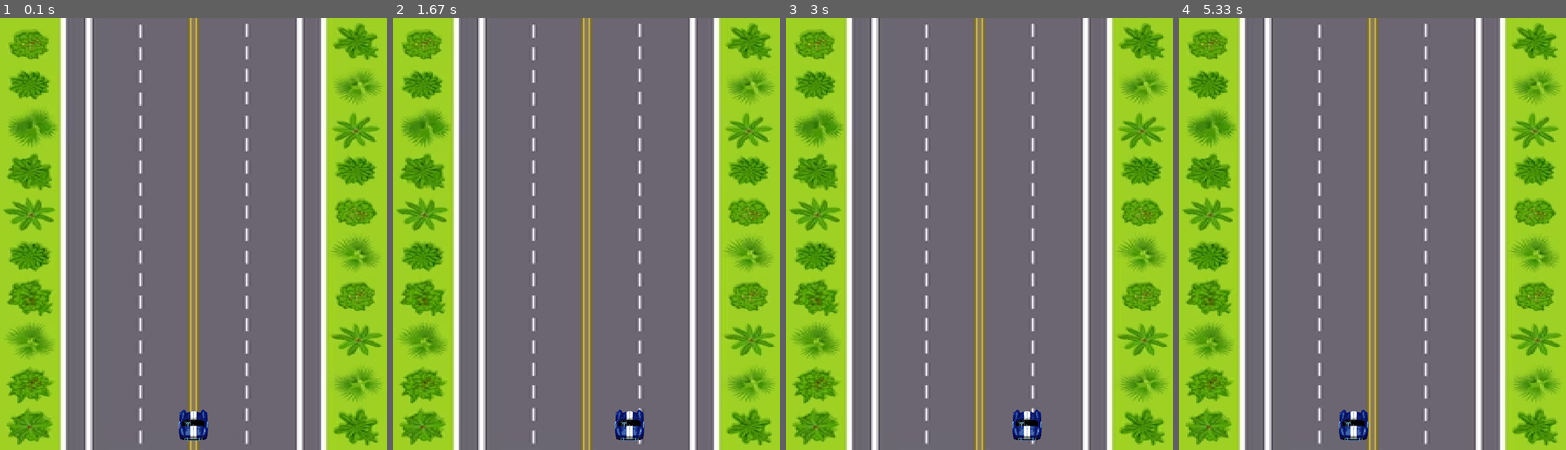
Above: before the commit, frames 1-4 (left to right).
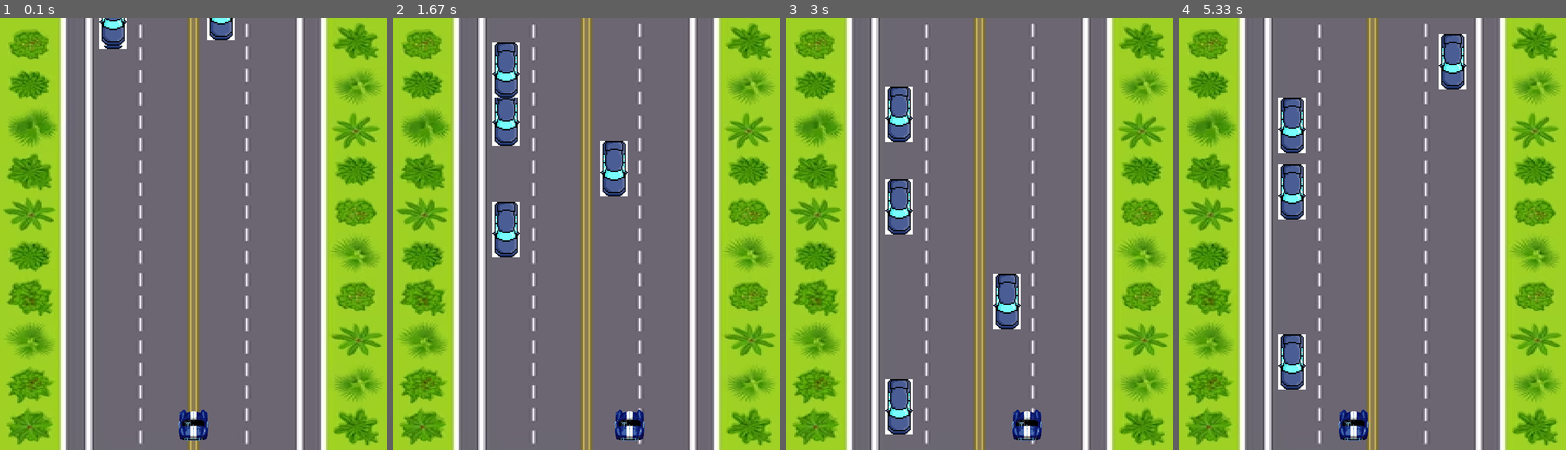
Above: after the commit, the same moments.

Repository: Bruno-Franzo/Pygame.carrinho
Game: pygame game, started from OJOGO.py
Same seed, same stepped clock (60 frames per second), same inputs: the game is played once before the commit and once after it.
Inputs:
- Up to frame 1 (0.1 s): no input
- Up to frame 2 (1.67 s): hold Right 0.33-0.8 s; hold Right 0.83-1.3 s; hold Left from 1.33 s (still down)
- Up to frame 3 (3 s): release Left at 1.87 s; hold Left 1.9-2.3 s; hold Right 2.33-2.97 s
- Up to frame 4 (5.33 s): hold Left 3-3.47 s; hold Right 3.5-3.97 s; hold Right 4-4.47 s; hold Left 4.5-5.03 s; hold Left from 5.07 s (still down)

The runs differ from the first frame. In frame 1, 0.9% of the frame differs, in the area x 25-61%, y 0-8%; in frame 2, 3.5%; in frame 3, 3.7%, in the area x 25-61%, y 15-97%; in frame 4, 3.7%.

Commit message:
inicio da configuracao dos inimigos, mais assets

Diff:
--- a/OJOGO.py
+++ b/OJOGO.py
@@ -15,12 +15,17 @@
 
 #inicia assets
 background= pygame.image.load('assets/img/Rua.png')
-background = pygame.transform.scale(background,(WIDTH,HEIGHT))
+background= pygame.transform.scale(background,(WIDTH,HEIGHT))
 jogador_img= pygame.image.load('assets/img/carro.frente.png')
 jogador_direita_img= pygame.image.load('assets/img/car.Direita.png')
 jogador_esquerda_img= pygame.image.load('assets/img/car.Esquerda.png')
-
-
+pixel_das_vias= [180, 275, 375, 470] #definido atraves de testes
+ini_azul= pygame.image.load('assets/img/inimigo.azul.png')
+ini_azul= pygame.transform.scale(ini_azul,(50,100))
+ini_vermelho= pygame.image.load('assets/img/inimigo.vermelho.png')
+ini_vermelho= pygame.transform.scale(ini_azul,(50,100))
+ini_verde= pygame.image.load('assets/img/inimigo.verde.png')
+ini_verde= pygame.transform.scale(ini_azul,(50,100))
 
 
 #iniciando estrutura de dados
@@ -46,19 +51,49 @@
         if self.rect.left < 160:
             self.rect.left = 160
 
+#classe dos carros inimigos
+
+class Inimigo(pygame.sprite.Sprite):
+    def __init__(self,img):
+        #classe mae(sprite)
+        pygame.sprite.Sprite.__init__(self)
+
+        self.image = img
+        self.rect = self.image.get_rect()
+        self.rect.x = random.choice(pixel_das_vias)
+        self.rect.y = random.randint(-100, -50)
+        self.speedx = 0
+        self.speedy = random.randint(2, 9)
+
+    def update(self):
+        #atulizando inimigo
+        self.rect.y += self.speedy
+
+        #caso chegue no final, volta e sorteia nova posicao
+        if self.rect.top > HEIGHT:
+            self.rect.x = random.choice(pixel_das_vias)
+            self.rect.y = random.randint(-100, -50)
+            self.speedy = random.randint(2, 9)
+
+
 
 # Variavel para o ajuste de framerate
 clock = pygame.time.Clock()
 Fps= 30
 
-
 #criando um grupo de sprites
 all_sprites = pygame.sprite.Group()
-
+all_ini = pygame.sprite.Group()
 
 # Criando o jogador
 player= Jogador(jogador_img)
 all_sprites.add(player)
+
+#criando inimigos
+for i in range(4):
+    carrinho = Inimigo(ini_azul)
+    all_sprites.add(carrinho)
+    all_ini.add(carrinho)
 
 
 
